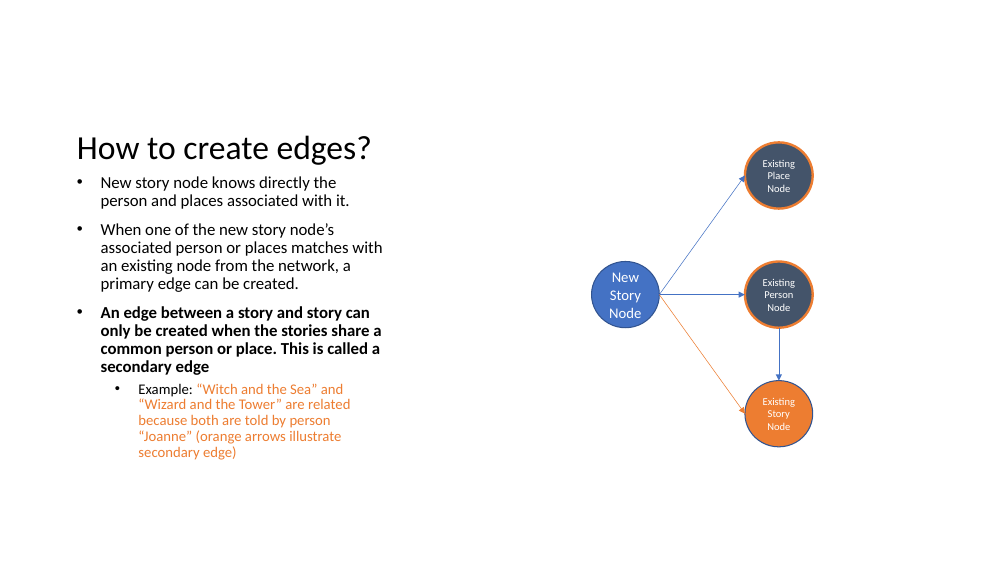
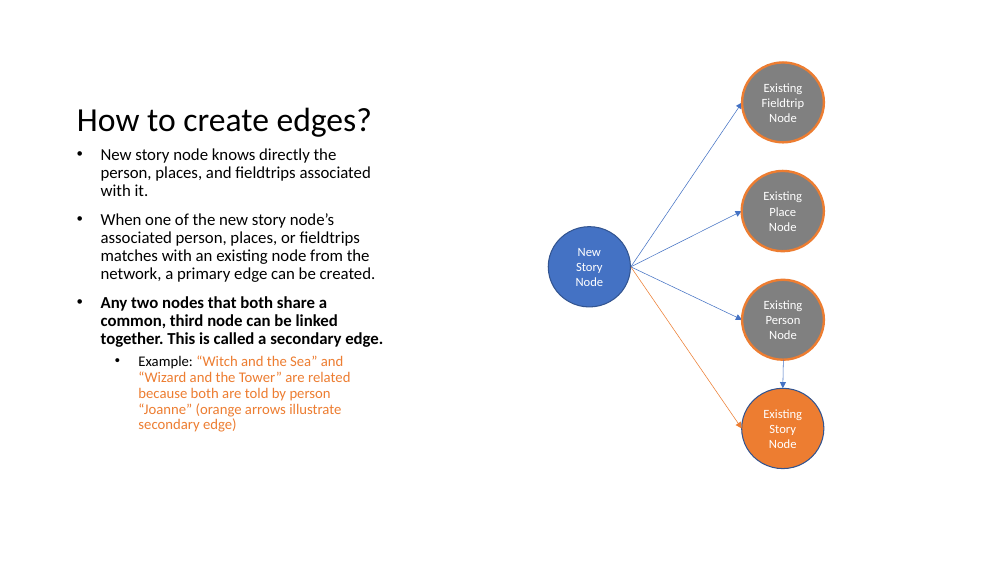
Before and after one commit to ScandinavianSection-UCLA/Nexus2, a slide deck: slide 5 of Documentation/UserNexus/How to Create Edges/UserNexusDocumentation.pptx. Drawn at 1008x567 pixels with LibreOffice and Linux fonts; fonts in the diff are those of the drawing. Boxes give left, top, right and bottom in pixels: in the first picture for what was removed or moved away, otherwise in the second. Text is boxed around its words. In the diff, an @@ line names an element or a change of style, - is before the commit and + after.

```diff
--- a/Documentation/UserNexus/How to Create Edges/UserNexusDocumentation.pptx
+++ b/Documentation/UserNexus/How to Create Edges/UserNexusDocumentation.pptx
@@ title "How to create edges?": place and size @@
-title "How to create edges?" at [77, 135, 372, 165]
+title "How to create edges?" at [77, 107, 372, 137]
@@ ellipse added at [743, 63, 824, 143], fill #808080, outline #ED7D31 2.25 pt, 12 pt, text #FFFFFF @@
+Existing Fieldtrip Node
@@ arrow added from (631, 267) to (743, 102), #4472C4 0.5 pt @@
@@ text "New story node knows directly ...": place and size @@
-text "New story node knows directly ..." at [101, 176, 382, 460]
+text "New story node knows directly ..." at [101, 148, 383, 432]
@@ text at [101, 148, 383, 347]: text changed @@
-• New story node knows directly the person and places associated with it.
-• When one of the new story node’s associated person or places matches with an existing node from the network, a primary edge can be created.
-• An edge between a story and story can only be created when the stories share a common person or place. This is called a secondary edge
+• New story node knows directly the person, places, and fieldtrips associated with it.
+• When one of the new story node’s associated person, places, or fieldtrips matches with an existing node from the network, a primary edge can be created.
+• Any two nodes that both share a common, third node can be linked together. This is called a secondary edge.
@@ ellipse "Existing Place Node" at [742, 171, 824, 251]: size 10 to 12 pt; fill #44546A to #808080 @@
@@ ellipse "Existing Place Node": place and size @@
-ellipse "Existing Place Node" at [745, 142, 813, 209]
+ellipse "Existing Place Node" at [742, 171, 824, 251]
@@ ellipse "New Story Node": place and size @@
-ellipse "New Story Node" at [591, 262, 659, 328]
+ellipse "New Story Node" at [548, 227, 631, 307]
@@ ellipse "New Story Node" at [548, 227, 631, 307]: size 14 to 12 pt @@
@@ arrow moved from (659, 295) - (745, 175) to (631, 267) - (742, 211) @@
@@ arrow moved from (659, 295) - (745, 414) to (631, 267) - (742, 429) @@
@@ arrow moved from (659, 295) - (745, 295) to (631, 267) - (743, 320) @@
@@ ellipse "Existing Person Node": place and size @@
-ellipse "Existing Person Node" at [745, 262, 813, 328]
+ellipse "Existing Person Node" at [743, 280, 824, 360]
@@ ellipse "Existing Person Node" at [743, 280, 824, 360]: size 10 to 12 pt; fill #44546A to #808080 @@
@@ ellipse "Existing Story Node": place and size @@
-ellipse "Existing Story Node" at [745, 380, 813, 447]
+ellipse "Existing Story Node" at [742, 389, 824, 469]
@@ ellipse "Existing Story Node" at [742, 389, 824, 469]: size 10 to 12 pt @@
@@ arrow moved from (779, 328) - (779, 380) to (783, 360) - (783, 389) @@
```
Also in this commit, not shown: 5 other slides changed, 2 slides removed.
